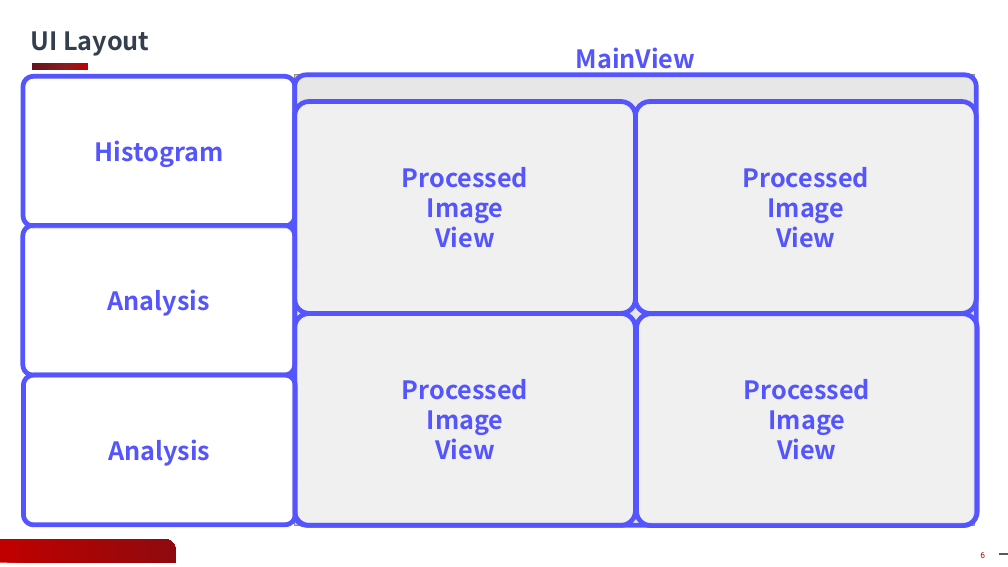
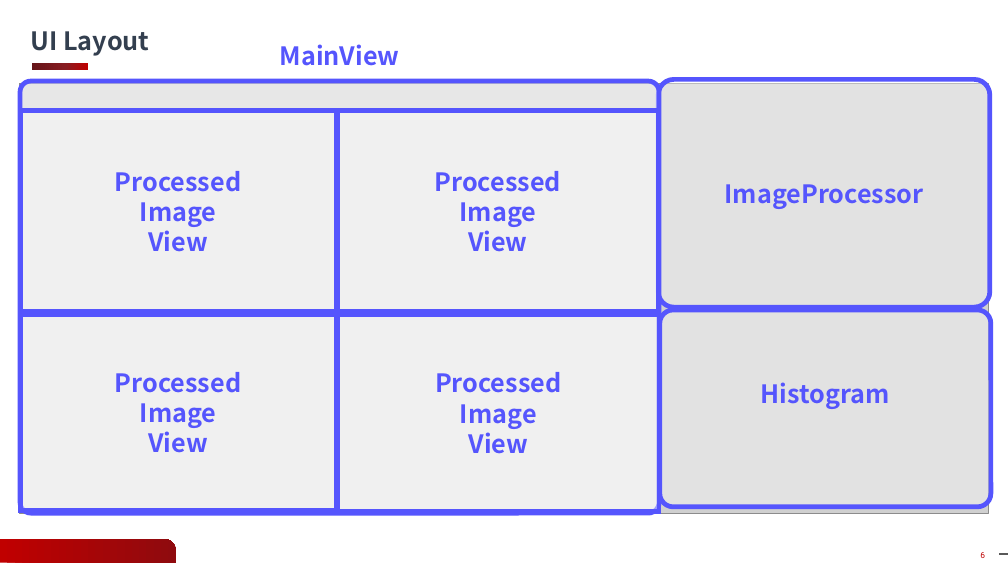
Before and after one commit to gyoon88/KlarfViewer, a slide deck: slide 6 of Docs/12주차_과제_발표_안광윤.pptx. Drawn at 1008x567 pixels with LibreOffice and Linux fonts; fonts in the diff are those of the drawing; grey boxes stand for pictures; background and template pictures are left out. Boxes give left, top, right and bottom in pixels: in the first picture for what was removed or moved away, otherwise in the second. Text is boxed around its words. In the diff, an @@ line names an element or a change of style, - is before the commit and + after.

Commit message:
PPT change v0.3.2

```diff
--- a/Docs/12주차_과제_발표_안광윤.pptx
+++ b/Docs/12주차_과제_발표_안광윤.pptx
@@ rounded rectangle "MainView": place and size @@
-rounded rectangle "MainView" at box(295, 75, 977, 526)
+rounded rectangle "MainView" at box(20, 81, 659, 513)
@@ picture: place and size @@
-picture at box(295, 74, 975, 525)
+picture at box(20, 84, 988, 513)
@@ rounded rectangle added at box(659, 79, 991, 307), fill #FFFFFF at 40% opacity, outline #5555FD 4.5 pt, 24 pt, text #5555FD, bold @@
+ImageProcessor
@@ rounded rectangle "Processed": place and size @@
-rounded rectangle "Processed" at box(295, 101, 636, 313)
+rounded rectangle "Processed" at box(20, 110, 337, 312)
@@ rounded rectangle "Processed": place and size @@
-rounded rectangle "Processed" at box(636, 101, 977, 313)
+rounded rectangle "Processed" at box(337, 110, 658, 312)
@@ rounded rectangle removed at box(23, 225, 295, 375) @@
-Analysis
@@ rounded rectangle "Processed": place and size @@
-rounded rectangle "Processed" at box(295, 314, 636, 526)
+rounded rectangle "Processed" at box(20, 315, 337, 510)
@@ proportions changed in 4 elements at box(20, 110, 337, 312), box(20, 315, 337, 510), box(337, 110, 658, 312), box(337, 315, 659, 511) @@
@@ rounded rectangle "Processed": place and size @@
-rounded rectangle "Processed" at box(637, 314, 978, 526)
+rounded rectangle "Processed" at box(337, 315, 659, 511)
@@ rounded rectangle "Histogram": place and size @@
-rounded rectangle "Histogram" at box(23, 76, 295, 226)
+rounded rectangle "Histogram" at box(660, 310, 991, 507)
@@ rounded rectangle removed at box(23, 375, 296, 525) @@
-Analysis
```
Also in this commit, not shown: 1 other slide changed.
